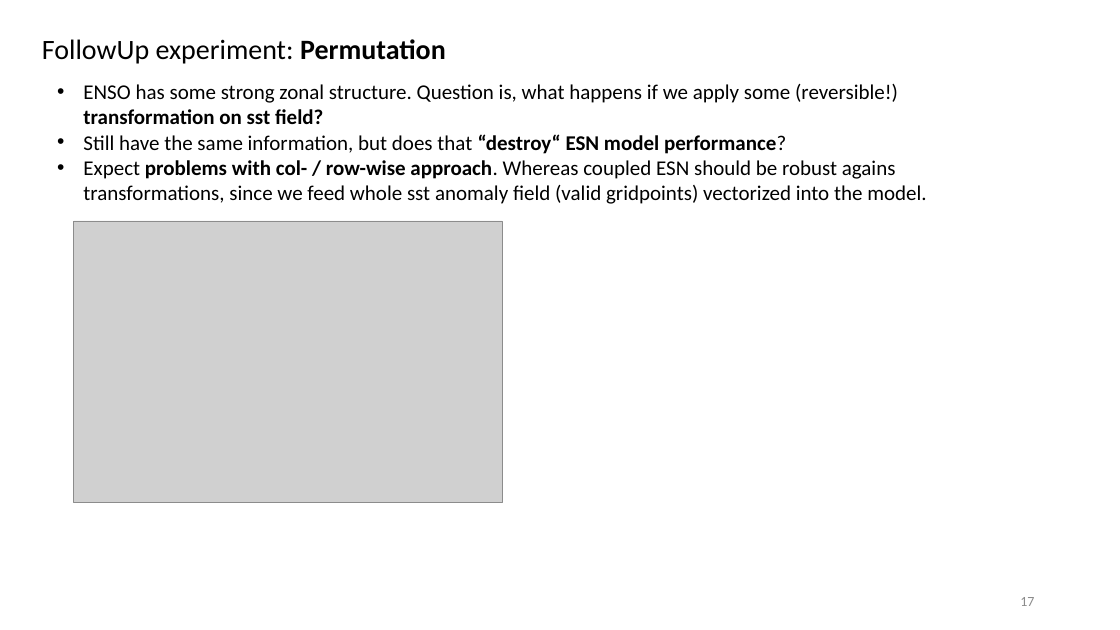
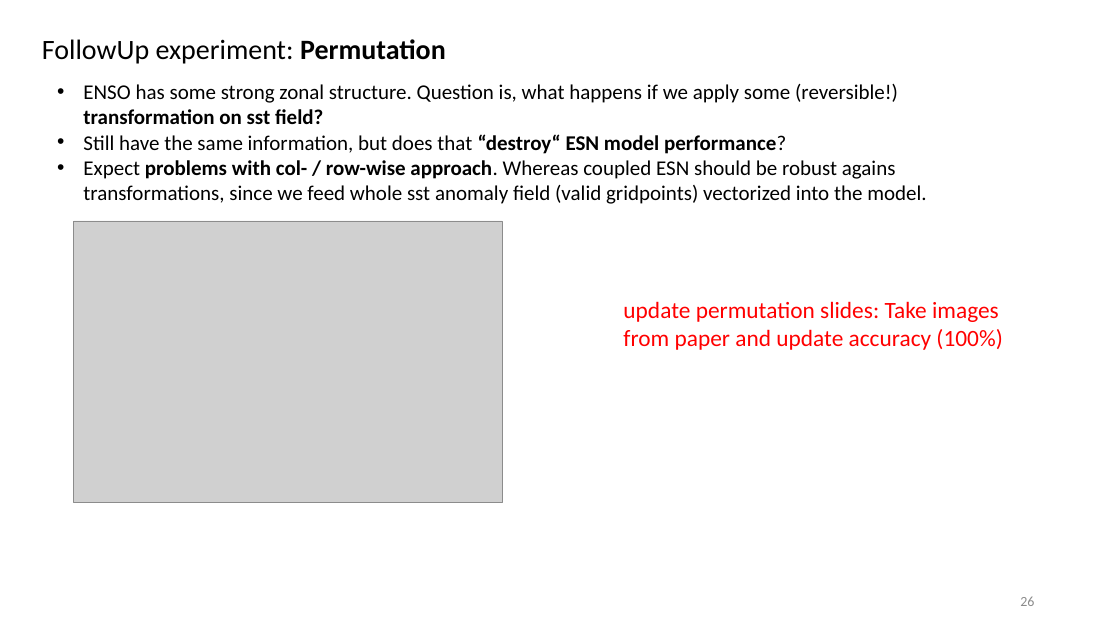
Before and after one commit to MarcoLandtHayen/EchoStateNetworks, a slide deck: slide 26 of ESN_ClassificationLRP_ENSO_OD-Talk.pptx (slide 17 before the commit). Drawn at 1120x630 pixels with LibreOffice and Linux fonts; fonts in the diff are those of the drawing; grey boxes stand for pictures. Boxes give left, top, right and bottom in pixels: in the first picture for what was removed or moved away, otherwise in the second. Text is boxed around its words. In the diff, an @@ line names an element or a change of style, - is before the commit and + after.

```diff
--- a/ESN_ClassificationLRP_ENSO_OD-Talk.pptx
+++ b/ESN_ClassificationLRP_ENSO_OD-Talk.pptx
@@ text added at box(623, 301, 1002, 350), 20 pt, text #FF0000 @@
+update permutation slides: Take images from paper and update accuracy (100%)
@@ page number at box(1020, 597, 1034, 606): text changed @@
-17
+26
```
Also in this commit, not shown: 13 other slides changed, 7 slides added, 8 slides removed.
